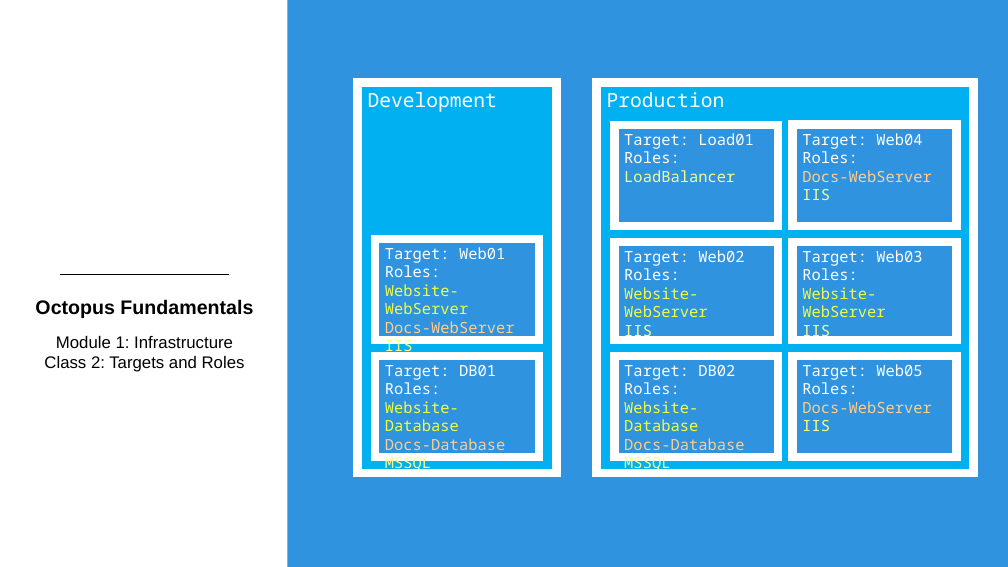
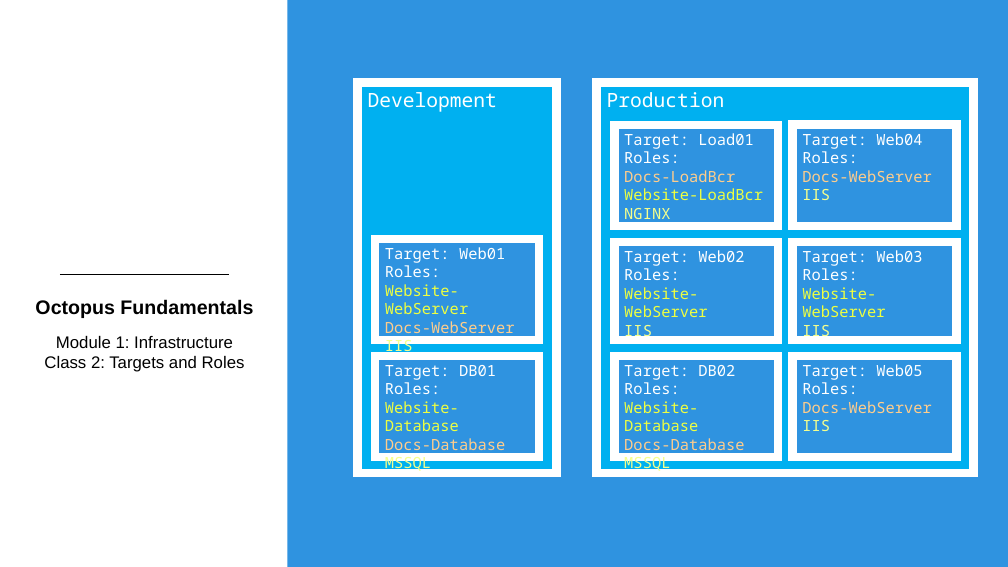
Before and after one commit to OctopusDeployCommunity/Octopus-Fundamentals-Course, a slide deck: slide 11 of OctopusDeployFundamentals/Module1-Infrastructure/Slides/Module1Class2-TargetsAndRoles.pptx (slide 10 before the commit). Drawn at 1008x567 pixels with LibreOffice and Linux fonts; fonts in the diff are those of the drawing; background and template pictures are left out. Boxes give left, top, right and bottom in pixels: in the first picture for what was removed or moved away, otherwise in the second. Text is boxed around its words. In the diff, an @@ line names an element or a change of style, - is before the commit and + after.

```diff
--- a/OctopusDeployFundamentals/Module1-Infrastructure/Slides/Module1Class2-TargetsAndRoles.pptx
+++ b/OctopusDeployFundamentals/Module1-Infrastructure/Slides/Module1Class2-TargetsAndRoles.pptx
@@ text in rectangle at [624,170,763,224]: text changed; text colour #F5FF8D to #EEFF41 @@
-LoadBalancer
+Docs-LoadBcr
+Website-LoadBcr
+NGINX
```
Also in this commit, not shown: 8 other slides changed, 1 slide added.
